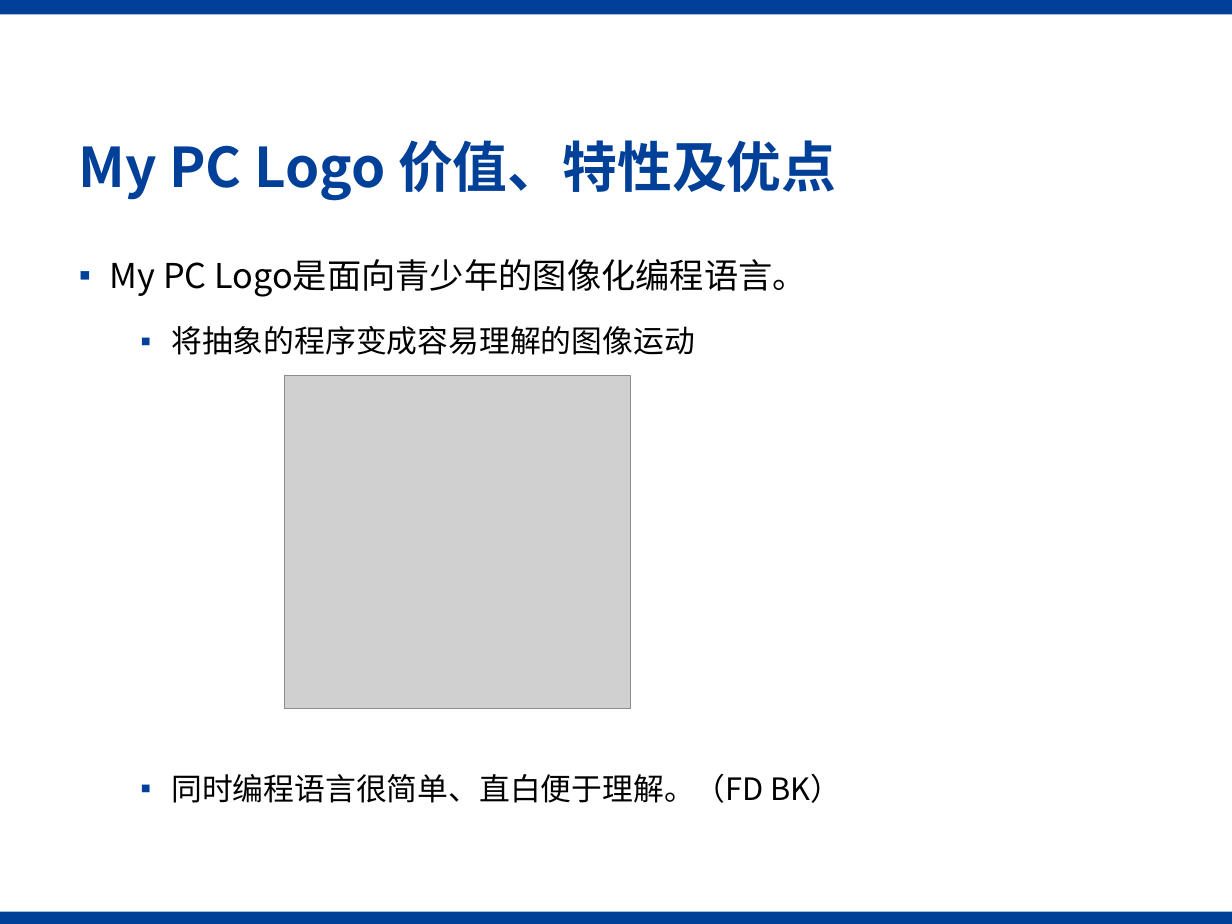
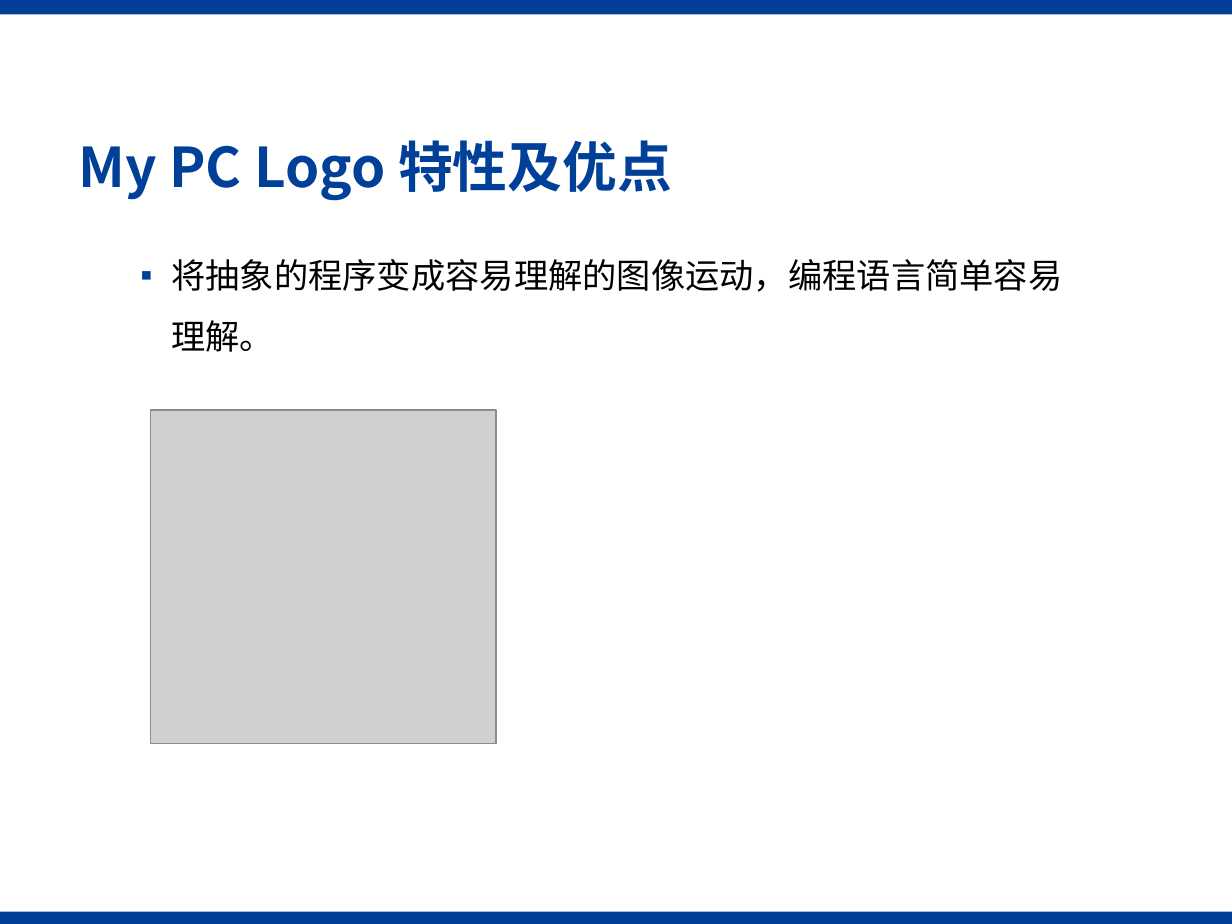
Before and after one commit to SJTU-SEP-21/SEP-21, a slide deck: slide 12 of UIPrototype/答辩ppt修改版.pptx (slide 10 before the commit). Drawn at 1232x924 pixels with LibreOffice and Linux fonts; fonts in the diff are those of the drawing; grey boxes stand for pictures; background and template pictures are left out. Boxes give left, top, right and bottom in pixels: in the first picture for what was removed or moved away, otherwise in the second. Text is boxed around its words. In the diff, an @@ line names an element or a change of style, - is before the commit and + after.

```diff
--- a/UIPrototype/答辩ppt修改版.pptx
+++ b/UIPrototype/答辩ppt修改版.pptx
@@ title at (79, 140, 672, 201): text changed @@
-My PC Logo 价值、特性及优点
+My PC Logo 特性及优点
@@ text at (171, 259, 1062, 352): text changed; size 18 to 20 pt @@
-▪ My PC Logo是面向青少年的图像化编程语言。
-  ▪ 将抽象的程序变成容易理解的图像运动
-  ▪ 同时编程语言很简单、直白便于理解。（FD BK）
+  ▪ 将抽象的程序变成容易理解的图像运动，编程语言简单容易理解。
@@ picture: place and size @@
-picture at (285, 376, 631, 710)
+picture at (150, 410, 496, 744)
```
Also in this commit, not shown: 4 other slides changed, 4 slides added, 4 slides removed, 3 other files.
